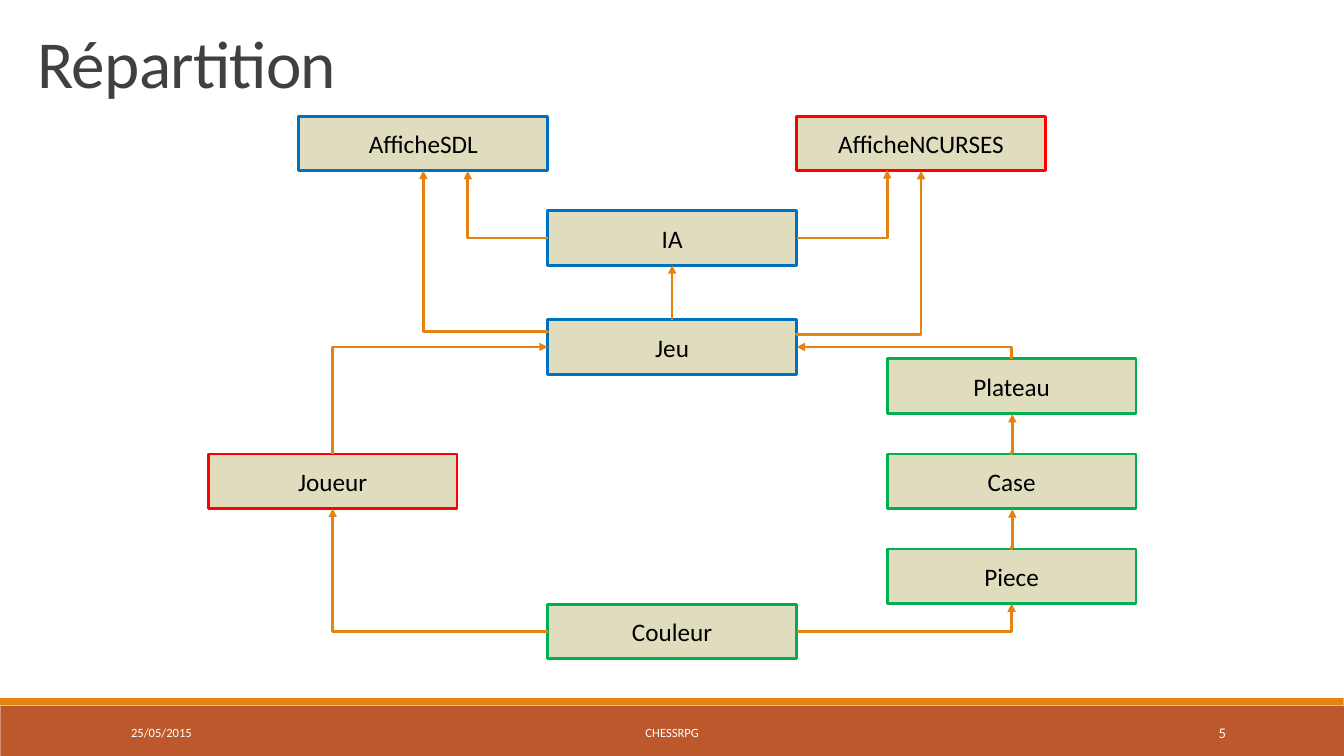
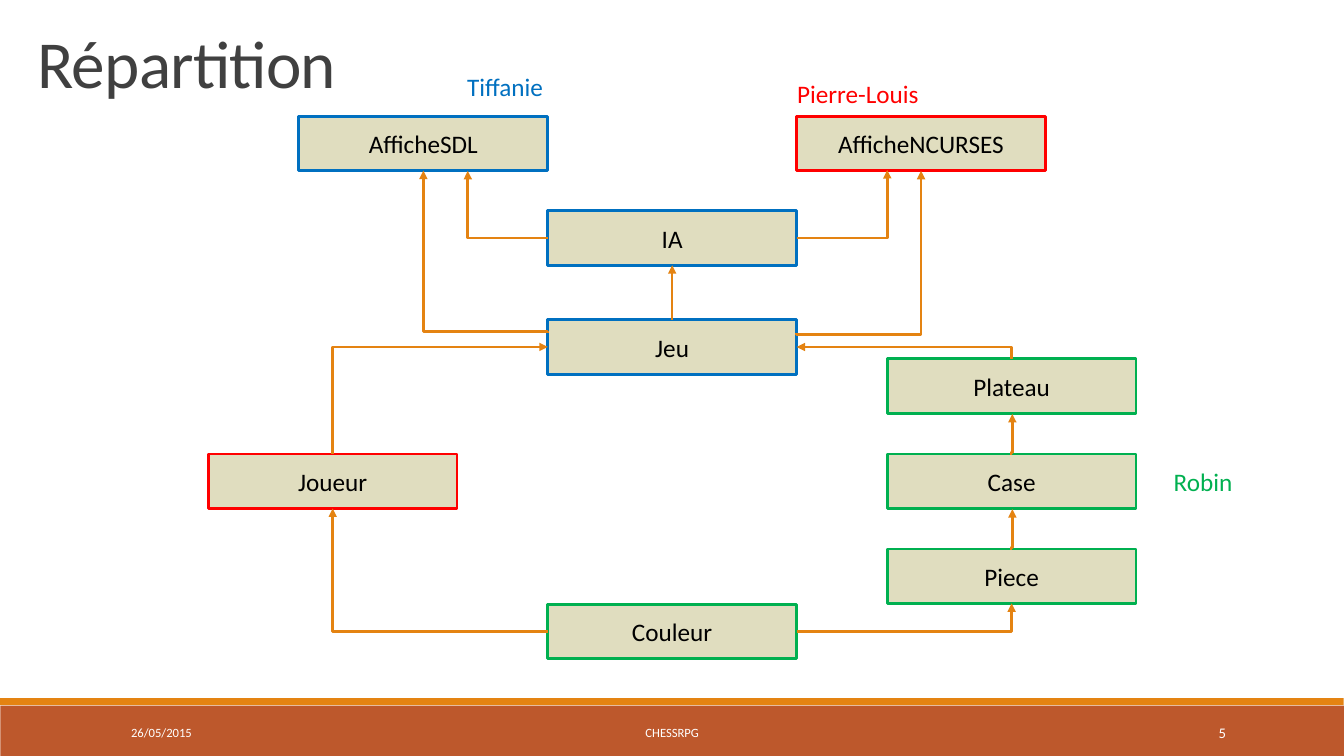
Before and after one commit to chessRPG/master, a slide deck: slide 5 of ChessRPG-présentation.pptx. Drawn at 1344x756 pixels with LibreOffice and Linux fonts; fonts in the diff are those of the drawing. Boxes give left, top, right and bottom in pixels: in the first picture for what was removed or moved away, otherwise in the second. Text is boxed around its words. In the diff, an @@ line names an element or a change of style, - is before the commit and + after.

```diff
--- a/ChessRPG-présentation.pptx
+++ b/ChessRPG-présentation.pptx
@@ text added at box(467, 78, 543, 96), 18 pt, text #0070C0 @@
+Tiffanie
@@ text added at box(797, 85, 918, 104), 18 pt, text #FF0000 @@
+Pierre-Louis
@@ text added at box(1174, 473, 1233, 491), 18 pt, text #00B050 @@
+Robin
@@ text at box(131, 728, 192, 738): text changed @@
-25/05/2015
+26/05/2015
```
Also in this commit, not shown: 14 other slides changed, 5 other files.
